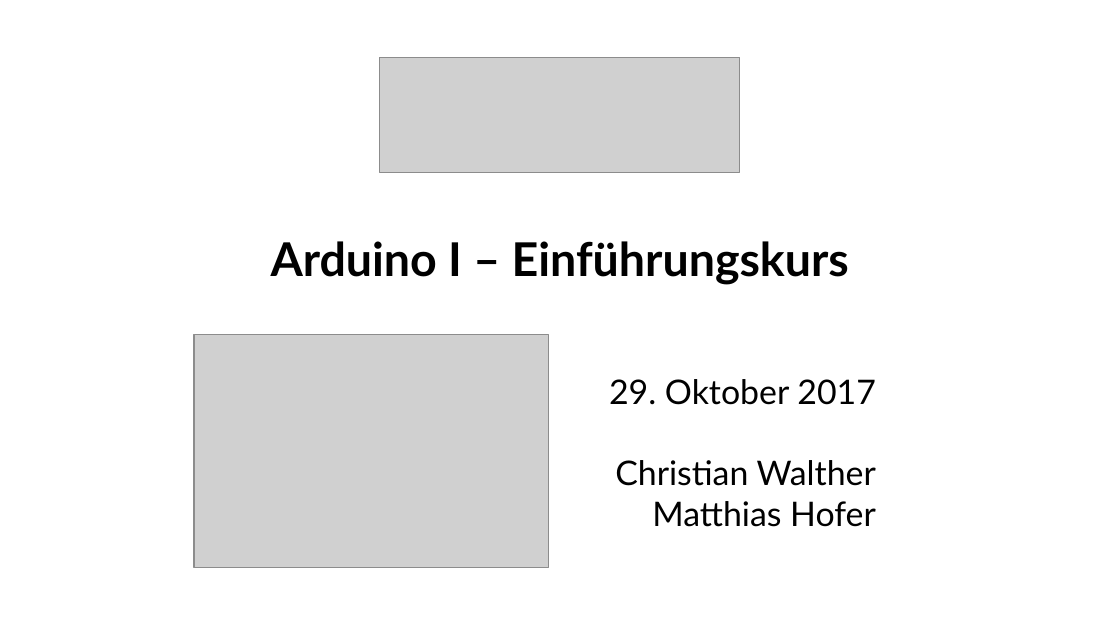
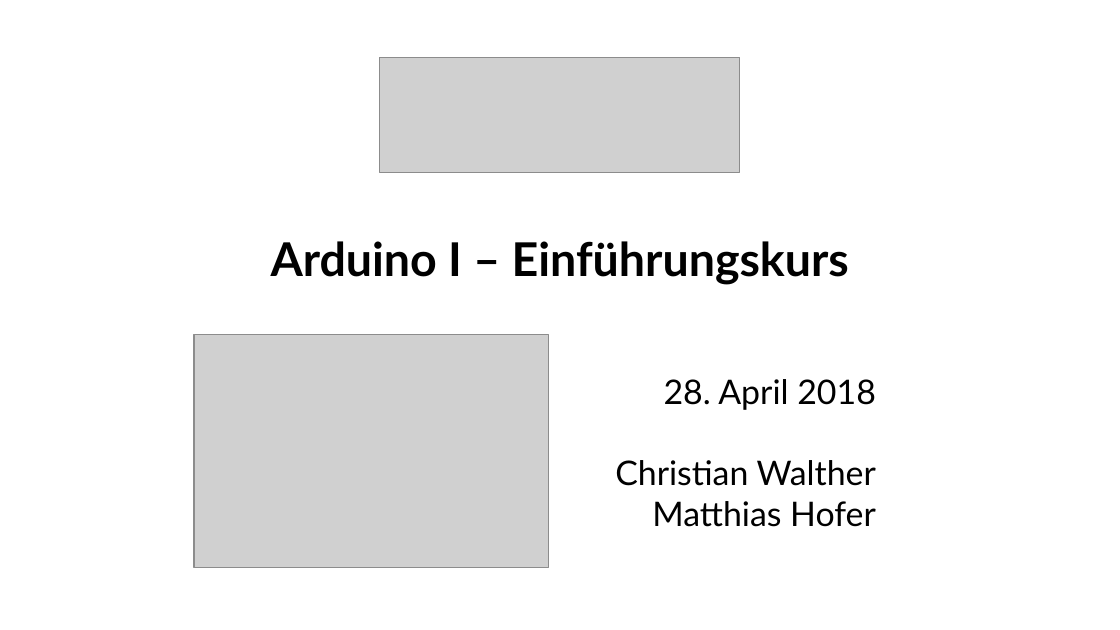
Before and after one commit to fablabwinti/workshop-arduino-1, a slide deck: slide 1 of ArduinoI.odp. Drawn at 1120x630 pixels with LibreOffice and Linux fonts; fonts in the diff are those of the drawing; grey boxes stand for pictures. Boxes give left, top, right and bottom in pixels: in the first picture for what was removed or moved away, otherwise in the second. Text is boxed around its words. In the diff, an @@ line names an element or a change of style, - is before the commit and + after.

Commit message:
Adjust title slide for course of 2018-04-28.

```diff
--- a/ArduinoI.odp
+++ b/ArduinoI.odp
@@ text at (664, 379, 876, 410): text changed @@
-29. Oktober 2017
+28. April 2018
```
Also in this commit, not shown: 1 other file.
